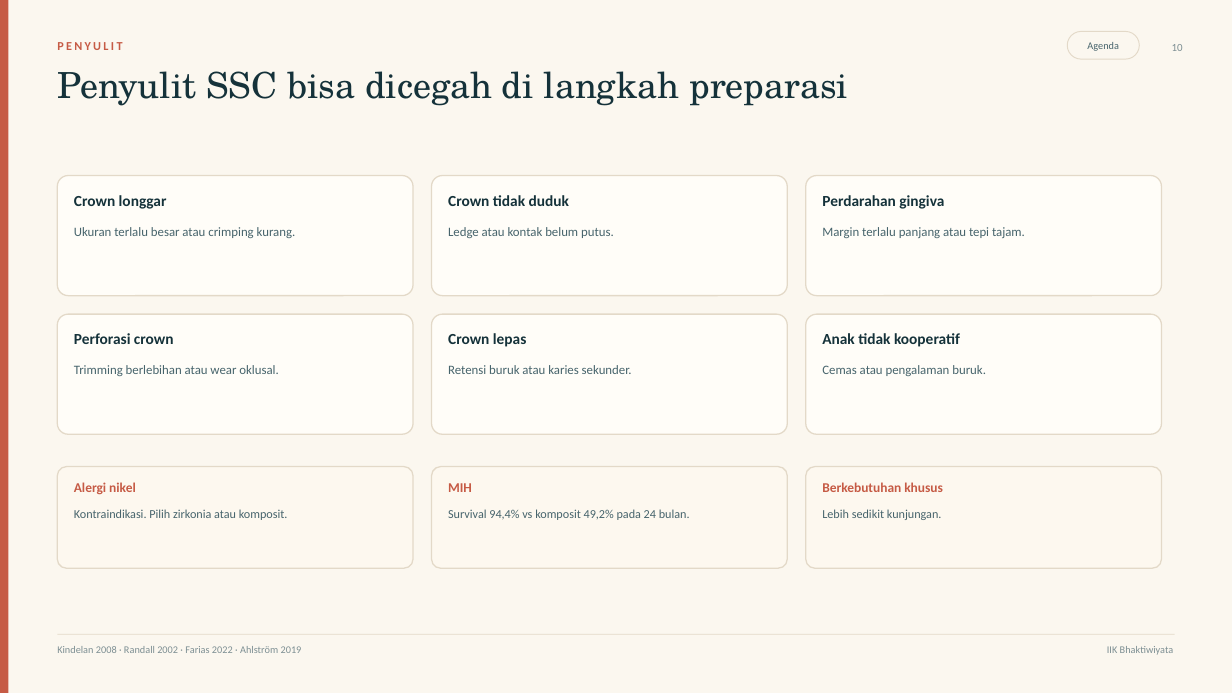
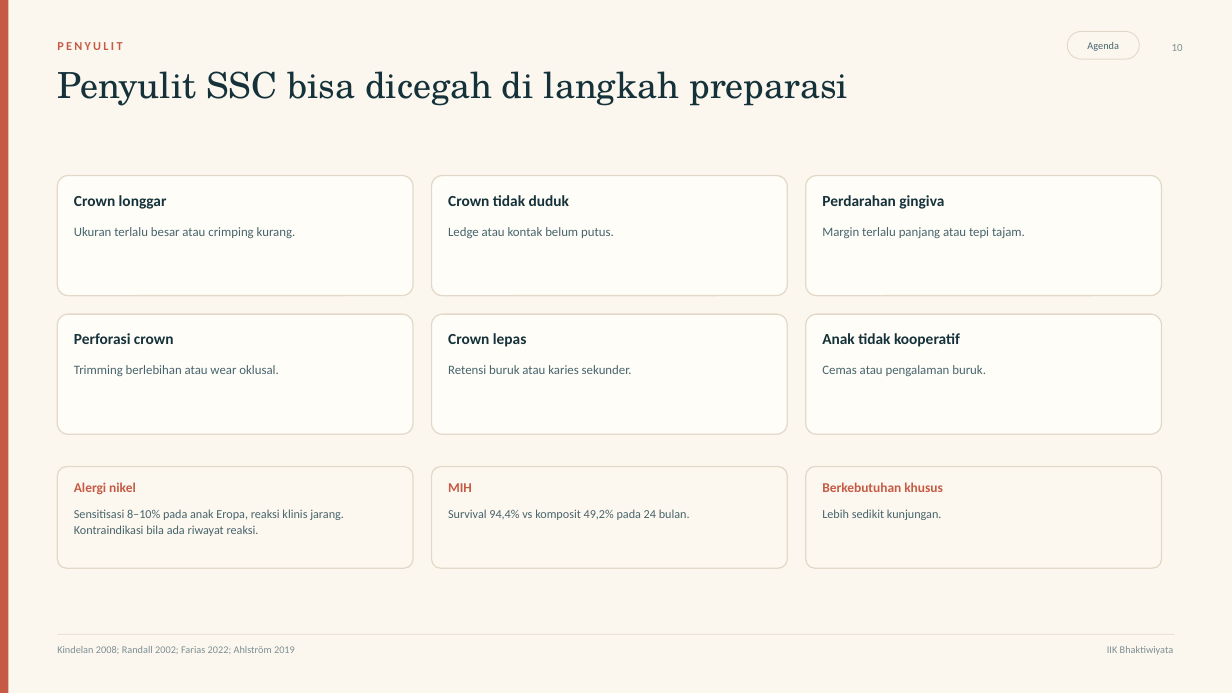
Before and after one commit to maskchanel14-source/agents, a slide deck: slide 10 of deliverables/ssc-pedodonsia/ssc-pedodonsia.pptx. Drawn at 1232x693 pixels with LibreOffice and Linux fonts; fonts in the diff are those of the drawing. Boxes give left, top, right and bottom in pixels: in the first picture for what was removed or moved away, otherwise in the second. Text is boxed around its words. In the diff, an @@ line names an element or a change of style, - is before the commit and + after.

Commit message:
Fix SSC deck layout, align bibliography numbering, and tighten clinical wording

```diff
--- a/deliverables/ssc-pedodonsia/ssc-pedodonsia.pptx
+++ b/deliverables/ssc-pedodonsia/ssc-pedodonsia.pptx
@@ text at [74, 509, 344, 536]: text changed @@
-Kontraindikasi. Pilih zirkonia atau komposit.
+Sensitisasi 8–10% pada anak Eropa, reaksi klinis jarang. Kontraindikasi bila ada riwayat reaksi.
@@ text at [57, 646, 295, 654]: text changed @@
-Kindelan 2008 · Randall 2002 · Farias 2022 · Ahlström 2019
+Kindelan 2008; Randall 2002; Farias 2022; Ahlström 2019
```
Also in this commit, not shown: 16 other slides changed, 8 other files.
